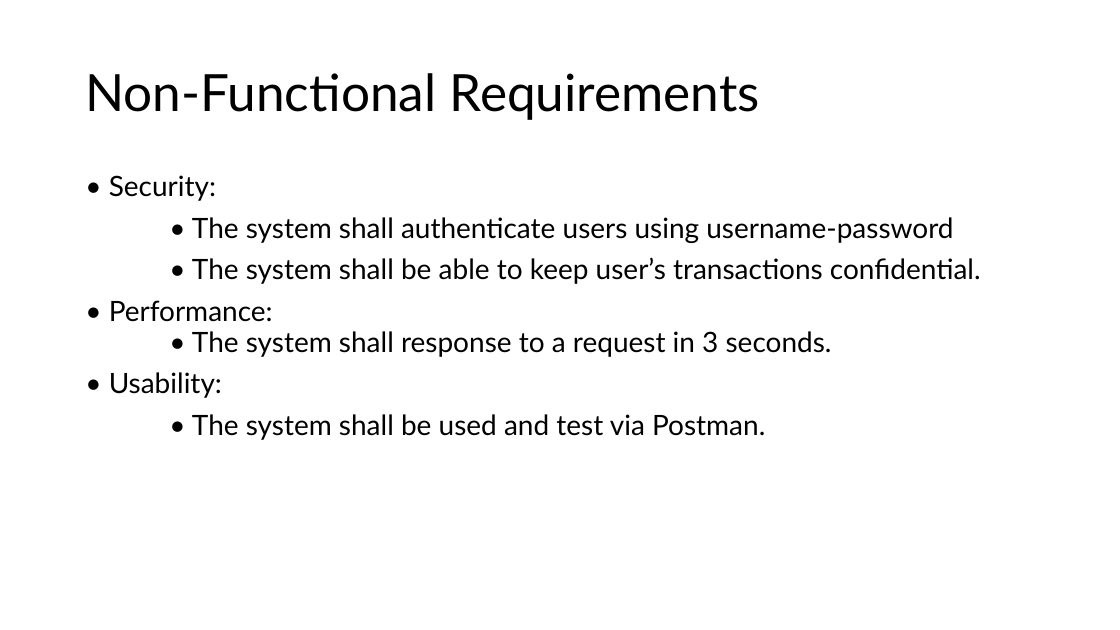
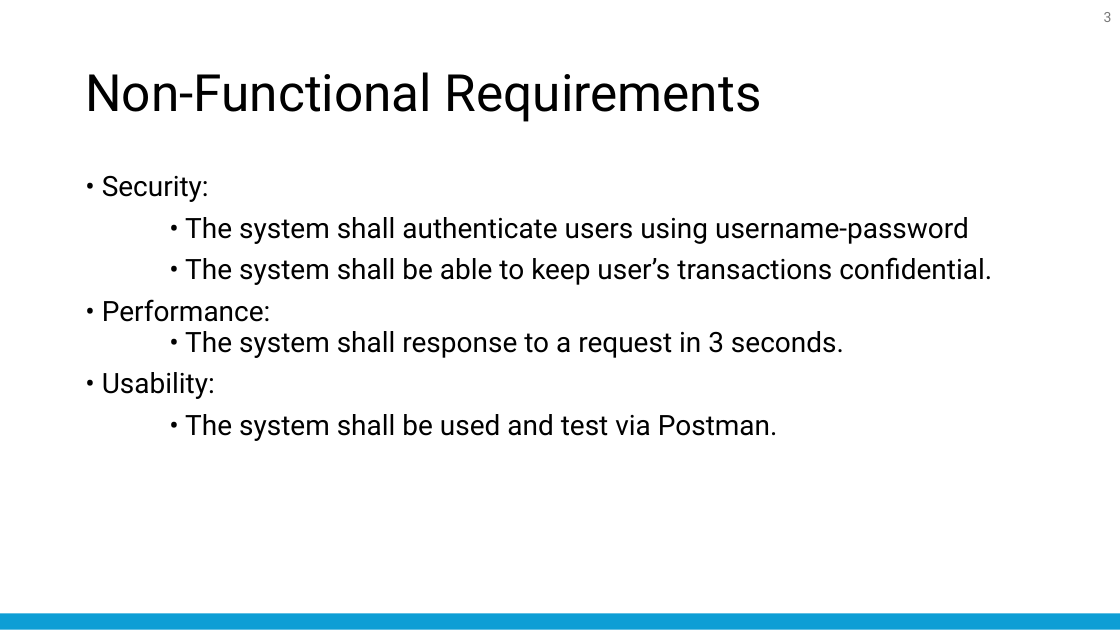
Before and after one commit to nattapong232/DentistBooking, a slide deck: slide 3 of SRS.pptx (slide 5 before the commit). Drawn at 1120x630 pixels with LibreOffice and Linux fonts; fonts in the diff are those of the drawing. Boxes give left, top, right and bottom in pixels: in the first picture for what was removed or moved away, otherwise in the second. Text is boxed around its words. In the diff, an @@ line names an element or a change of style, - is before the commit and + after.

```diff
--- a/SRS.pptx
+++ b/SRS.pptx
@@ page number added at [1104,12,1112,22], 12 pt, text #797979 @@
+3
@@ title "Non-Functional Requirements" at [85,72,762,122]: font Lato to Roboto @@
@@ text "• Security:" at [102,175,992,441]: font Lato to Roboto @@
@@ rounded rectangle added at [0,613,1120,629], fill #0E9ED5 @@
```
Also in this commit, not shown: 6 other slides changed, 13 slides added, 3 slides removed, 12 other files.
